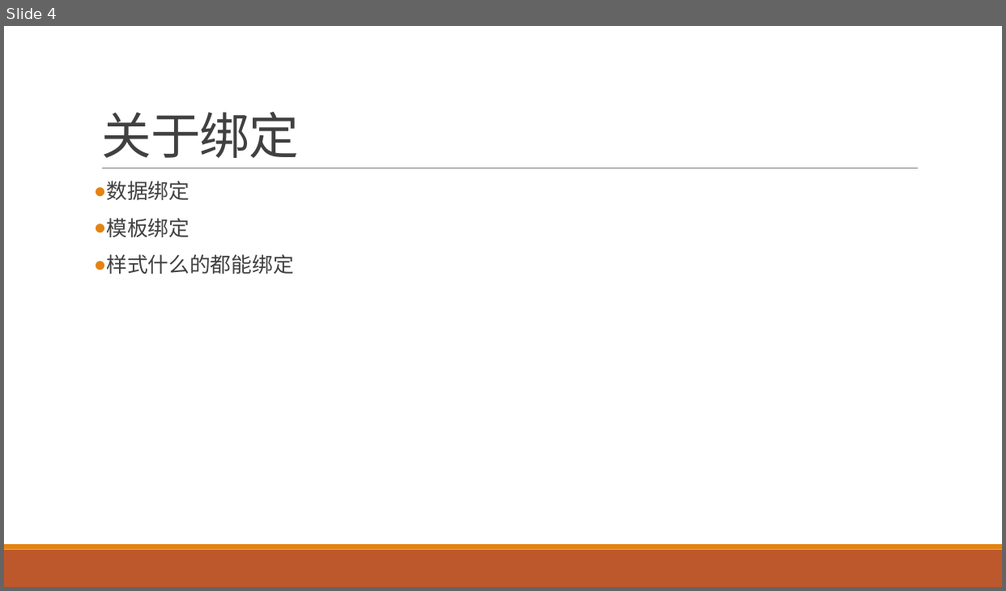
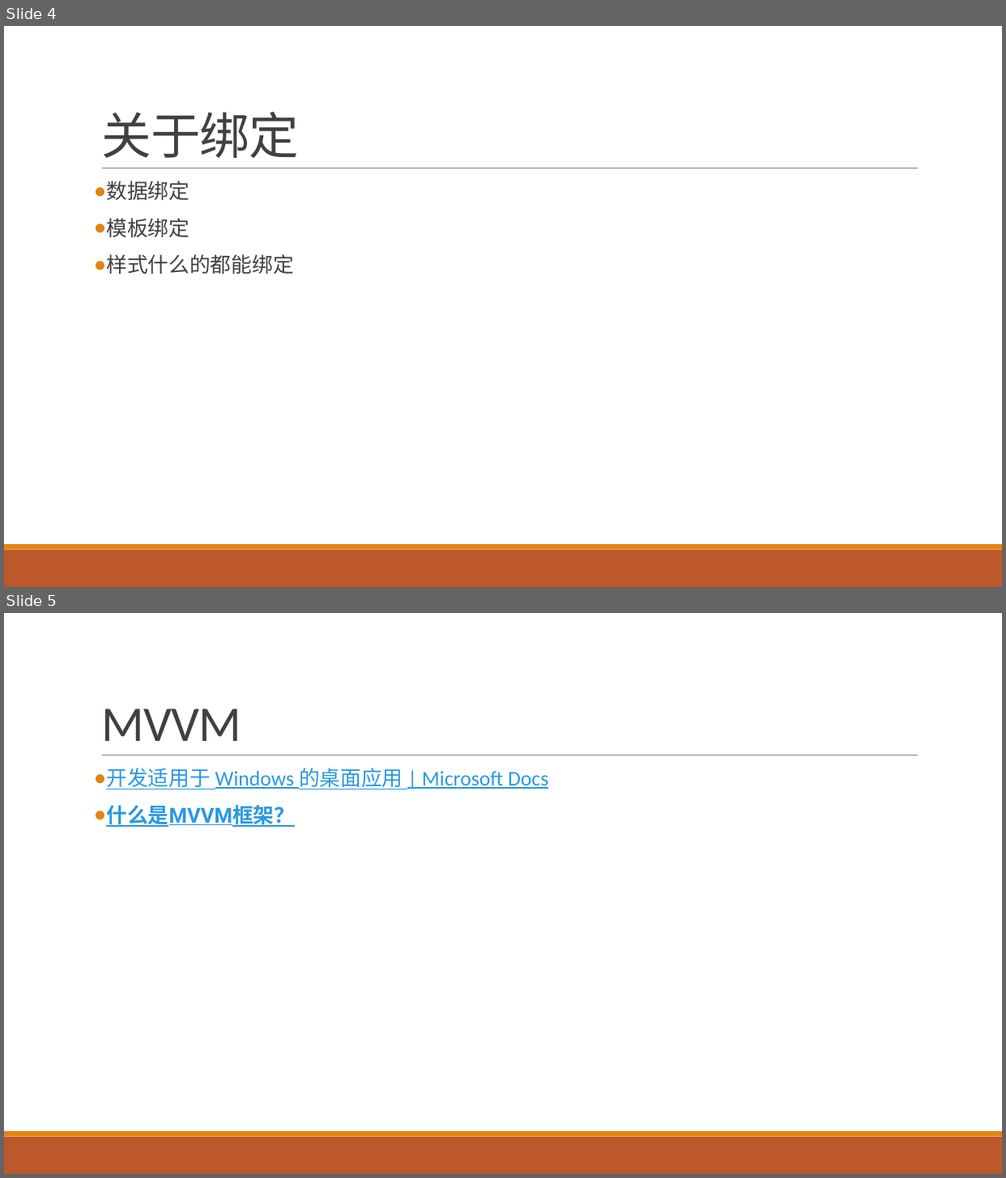
Before and after one commit to GreenShadeZhang/WinUI-Tutorial-Code, a slide deck: 大纲outline.pptx. Shown one above the other, each under a label of ours: slide 4 before the commit, slides 4 and 5 after it. The pictures are 1006x591 and 1006x1178 pixels, drawn with LibreOffice and Linux fonts; fonts in the diff are those of the drawing. Boxes give left, top, right and bottom in pixels: in the first picture for what was removed or moved away, otherwise in the second. Text is boxed around its words. In the diff, an @@ line names an element or a change of style, - is before the commit and + after.

```diff
--- a/大纲outline.pptx
+++ b/大纲outline.pptx
@@ slide 5 added at [4, 613, 1002, 1174], background #FFFFFF; not listed: 3 template elements that a slide beside it also shows @@
@@ title added at [101, 709, 241, 741], 48 pt, text #404040 @@
+MVVM
@@ text added at [106, 768, 548, 827], 20 pt, text #2998E3, underline @@
+● 开发适用于 Windows 的桌面应用 | Microsoft Docs
+● 什么是MVVM框架？
```
Also in this commit, not shown: 56 other files.
